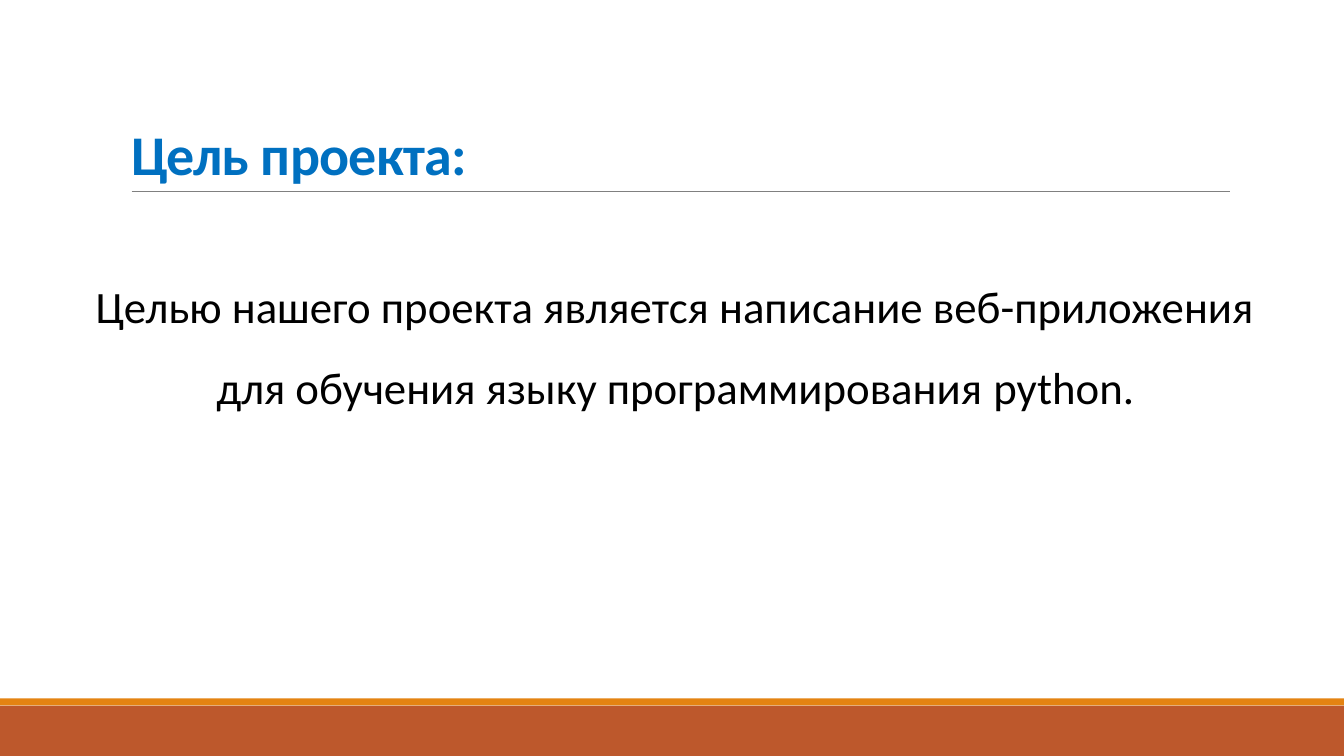
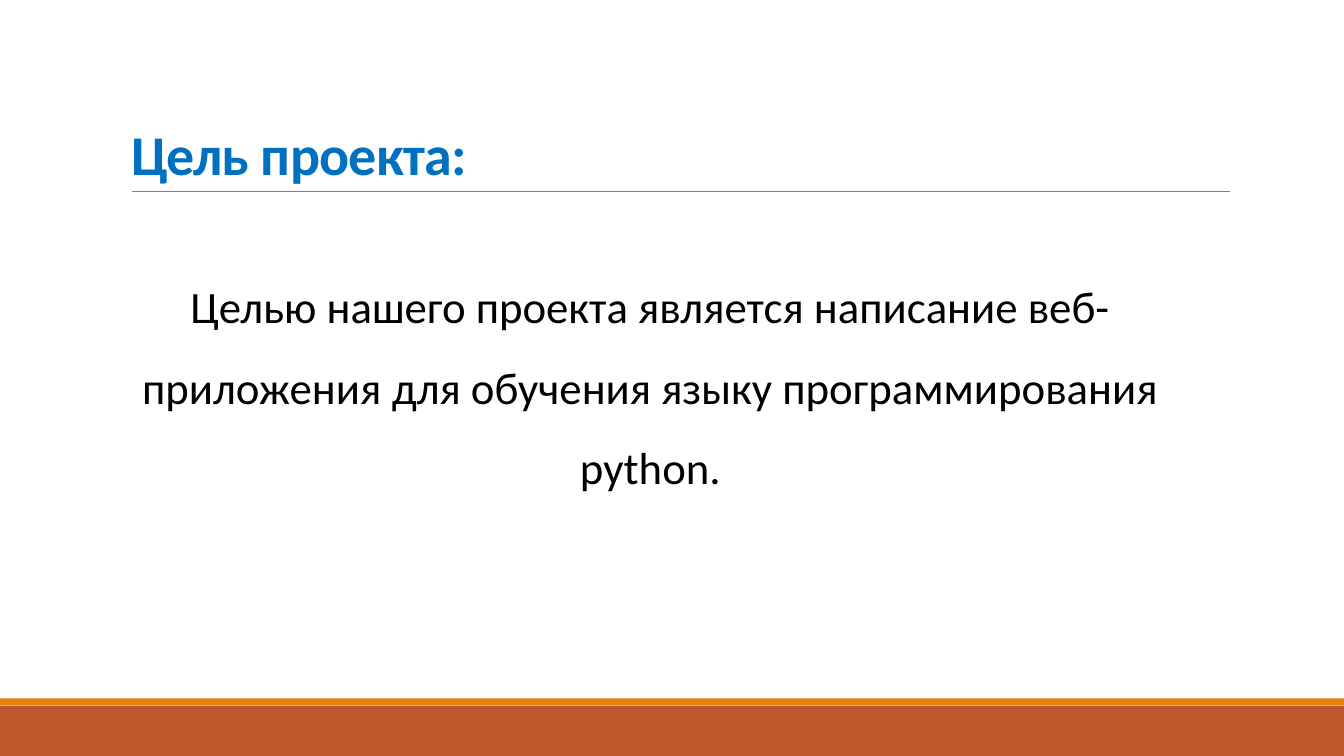
Before and after one commit to Lvumbets/EdInPy, a slide deck: slide 2 of documentation/Создание обучающего сайта EdInPy.pptx. Drawn at 1344x756 pixels with LibreOffice and Linux fonts; fonts in the diff are those of the drawing. Boxes give left, top, right and bottom in pixels: in the first picture for what was removed or moved away, otherwise in the second. Text is boxed around its words. In the diff, an @@ line names an element or a change of style, - is before the commit and + after.

```diff
--- a/documentation/Создание обучающего сайта EdInPy.pptx
+++ b/documentation/Создание обучающего сайта EdInPy.pptx
@@ text "Целью нашего проекта является написание ..." rewrapped from bbox=[96, 292, 1253, 412] to bbox=[142, 292, 1157, 492] @@
```
Also in this commit, not shown: 3 other slides changed, 1 slide added, 2 other files.
